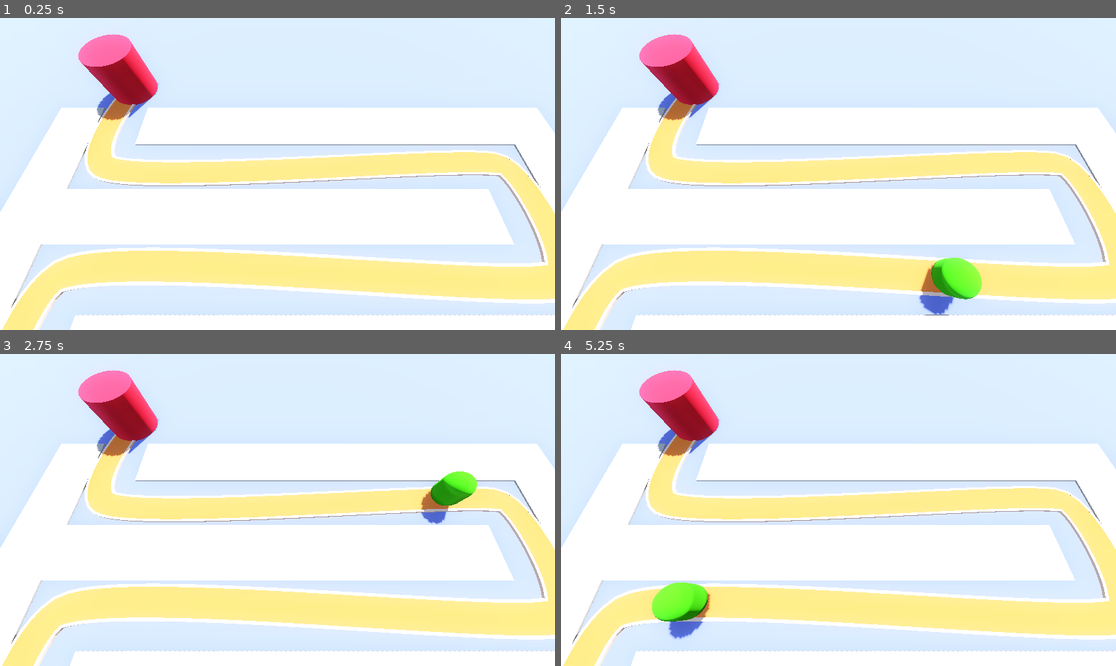
Above: before the commit, frames 1-4 (two rows, left to right).
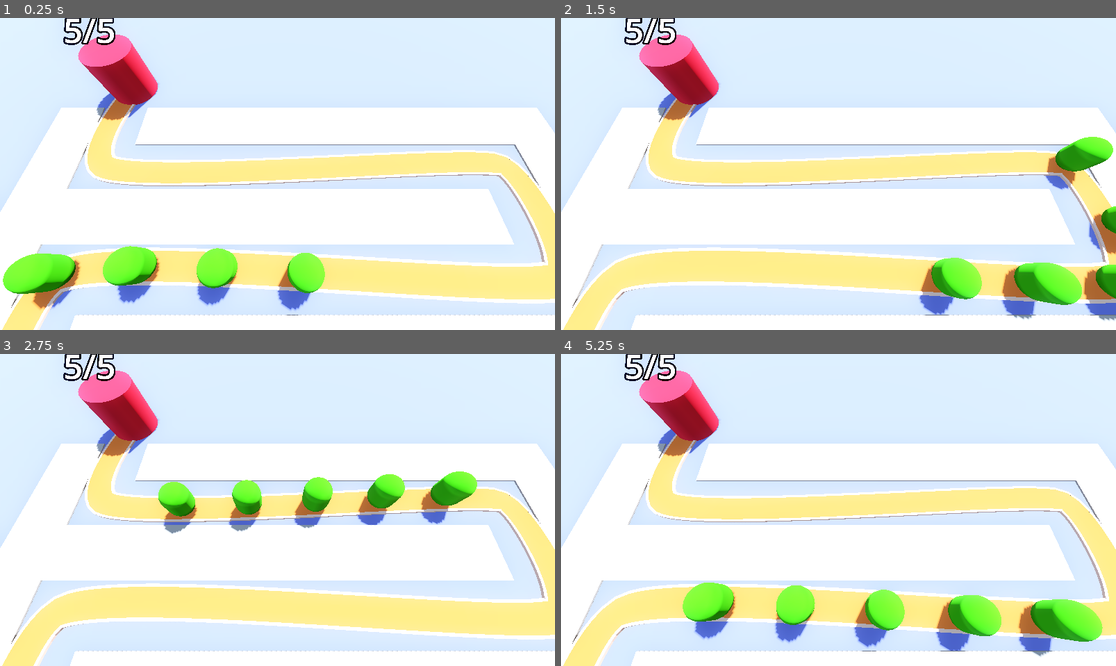
Above: after the commit, the same moments.

Repository: ConnerGordon/barbarian-blaster
Game: Godot game, scene res://levels/baselevel.tscn
Two runs of this game, one before a commit and one after it. Both use one fixed random seed, a clock stepped at 60 frames per second and the inputs below.
Inputs:
- Up to frame 1 (0.25 s): no input
- Up to frame 2 (1.5 s): no input
- Up to frame 3 (2.75 s): no input
- Up to frame 4 (5.25 s): no input

The runs differ from the first frame. In frame 1, 5.8% of the frame differs, in the area x 0-59%, y 0-96%; in frame 2, 5.0%; in frame 3, 3.6%; in frame 4, 8.3%, in the area x 11-98%, y 0-98%.

Commit message:
health/enemy dmg

Diff:
--- a/enmy/enemy.gd
+++ b/enmy/enemy.gd
@@ -15,6 +15,6 @@
 
 	progress += delta* speed
 
-	if progress_ratio > 1.0:
+	if progress_ratio > 0.980:
 		base.take_damage()
 		queue_free()
--- a/levels/base.gd
+++ b/levels/base.gd
@@ -1,12 +1,26 @@
 extends Node3D
 class_name Base
+@onready var label_3d: Label3D = $Label3D
+@export var max_health: int = 5
+var var_health : int :
+	set(new_health):
+		var_health = new_health
+		label_3d.text = str(var_health) + "/" + str(max_health)
+		if var_health <1:
+			get_tree().reload_current_scene()
+
 
 func take_damage()->void:
 	print("dmg to base")
+	var_health -=1
+
+
+
+
 
 # Called when the node enters the scene tree for the first time.
 func _ready() -> void:
-	pass # Replace with function body.
+	var_health = max_health
 
 
 # Called every frame. 'delta' is the elapsed time since the previous frame.
--- a/levels/base.tscn
+++ b/levels/base.tscn
@@ -14,3 +14,11 @@
 height = 4.0
 sides = 32
 material = SubResource("StandardMaterial3D_pn2tq")
+
+[node name="Label3D" type="Label3D" parent="."]
+transform = Transform3D(1, 0, 0, 0, 1, 0, 0, 0, 1, 0, 5.5, 0)
+billboard = 1
+no_depth_test = true
+text = "5"
+font_size = 500
+outline_size = 100
--- a/levels/baselevel.tscn
+++ b/levels/baselevel.tscn
@@ -107,9 +107,28 @@
 material = SubResource("StandardMaterial3D_ty5d8")
 
 [node name="enemy" parent="Path3D" instance=ExtResource("2_n8muh")]
-transform = Transform3D(0.9472682, 0, -0.3203899, 0, 1, 0, 0.3203899, 0, 0.9472682, -13.820627, 0, -6.395462)
-progress = 90.629364
+transform = Transform3D(0.96858877, 0, 0.24860094, 0, 1, 0, -0.24860094, 0, 0.96858877, -14.184987, 0, 19.048136)
 speed = 20.0
 
-[node name="Base" parent="." groups=["base"] instance=ExtResource("3_ty5d8")]
+[node name="enemy2" parent="Path3D" instance=ExtResource("2_n8muh")]
+transform = Transform3D(0.9992125, 0, 0.039255403, 0, 1, 0, -0.039255403, 0, 0.9992125, -14.921269, 0, 14.110351)
+progress = 5.0
+speed = 20.0
+
+[node name="enemy3" parent="Path3D" instance=ExtResource("2_n8muh")]
+transform = Transform3D(0.28178045, 0, -0.9594615, 0, 1, 0, 0.9594615, 0, 0.28178045, -13.388068, 0, 9.701125)
+progress = 10.0
+speed = 20.0
+
+[node name="enemy4" parent="Path3D" instance=ExtResource("2_n8muh")]
+transform = Transform3D(0.00092750817, 0, -0.9999829, 0, 1, 0, 0.9999829, 0, 0.00092750817, -8.413724, 0, 9.321374)
+progress = 15.0
+speed = 20.0
+
+[node name="enemy5" parent="Path3D" instance=ExtResource("2_n8muh")]
+transform = Transform3D(-0.038163573, 0, -0.99925476, 0, 1, 0, 0.99925476, 0, -0.038163573, -3.4151912, 0, 9.432198)
+progress = 20.0
+speed = 20.0
+
+[node name="Base" parent="." instance=ExtResource("3_ty5d8")]
 transform = Transform3D(1, 0, 0, 0, 1, 0, 0, 0, 1, -13.732395, 0, -6.3202825)
